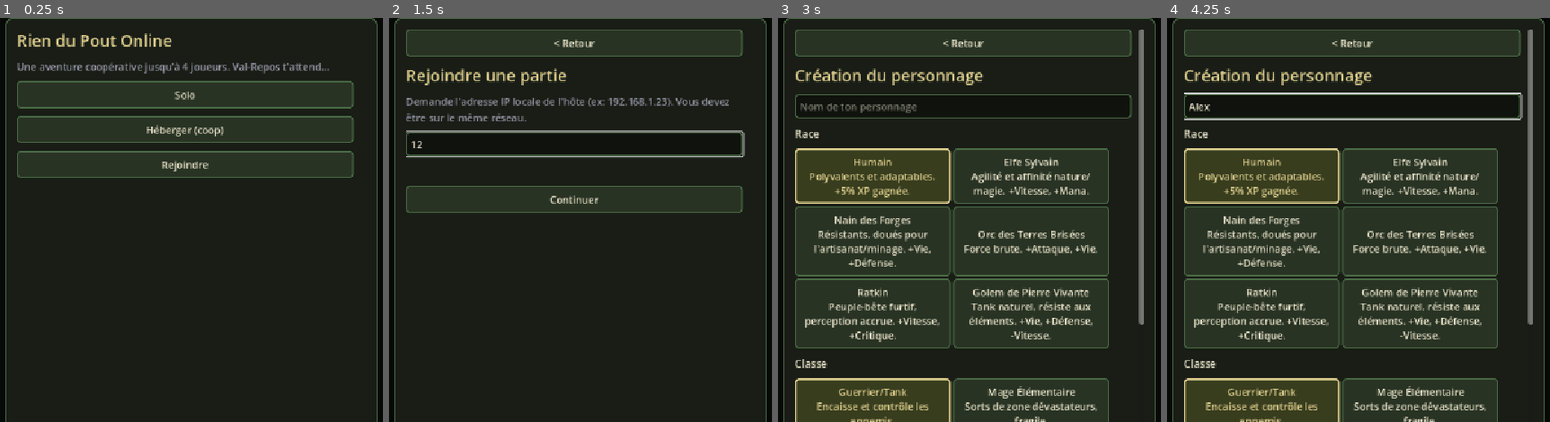
Above: before the commit, frames 1-4 (left to right).
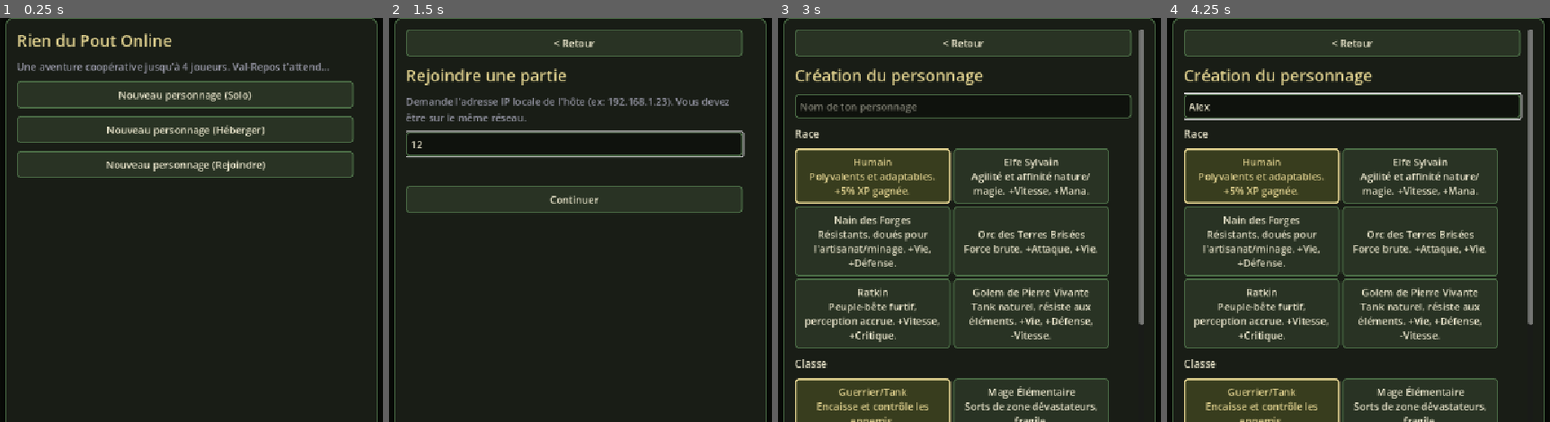
Above: after the commit, the same moments.

Repository: saintstrif13001/riendupout
Game: Godot game, scene res://scenes/Main.tscn
Same seed, same stepped clock (60 frames per second), same inputs: the game is played once before the commit and once after it.
Inputs (mouse positions are in pixels of both pictures, inside the frame that each line leads up to):
- Up to frame 1 (0.25 s): no input
- Up to frame 2 (1.5 s): click (572, 163) at 0.5 s, where only the run before the commit has a clickable "Rejoindre"; click (572, 143) at 1.27 s; type "12" at 1.35 s
- Up to frame 3 (3 s): click "< Retour" at 2 s; click (961, 94) at 2.75 s, where only the run before the commit has a clickable "Solo"
- Up to frame 4 (4.25 s): click (1350, 106) at 3.52 s; type "Alex" at 3.6 s

The runs differ from the first frame. In frame 1, 1.5% of the frame differs, in the area x 27-70%, y 18-38%; in frame 2, nothing differs; in frame 3, less than 0.1%; in frame 4, less than 0.1%.

Commit message:
Ajoute la sauvegarde/chargement de partie (essentiel pour 2-3h de jeu)
- GameState.save_character()/load_saved_character() sérialisent le
  personnage en JSON (user://save.json)
- Auto-save toutes les 20s + à chaque montée de niveau, quête rendue,
  prime encaissée, et fermeture de fenêtre
- Sauvegarde la position du joueur pour reprendre où il s'était arrêté
  au lieu de toujours réapparaître au village
- Menu principal : bouton "Continuer" si une sauvegarde existe, avec
  choix solo/héberger/rejoindre pour la partie reprise
- Testé fonctionnellement (round-trip complet vérifié : niveau, or,
  quêtes, inventaire, position, PV)

Diff:
--- a/scripts/game_state.gd
+++ b/scripts/game_state.gd
@@ -5,6 +5,35 @@
 var char_data: Dictionary = {}
 var roster: Dictionary = {} # peer_id(int) -> char_data (host/clients)
 var join_ip: String = "127.0.0.1"
+
+const SAVE_PATH := "user://save.json"
+
+func has_save() -> bool:
+	return FileAccess.file_exists(SAVE_PATH)
+
+func save_character() -> void:
+	if char_data.is_empty(): return
+	var f = FileAccess.open(SAVE_PATH, FileAccess.WRITE)
+	if f == null: return
+	f.store_string(JSON.stringify(char_data))
+	f.close()
+
+func load_saved_character() -> Dictionary:
+	if not has_save(): return {}
+	var f = FileAccess.open(SAVE_PATH, FileAccess.READ)
+	if f == null: return {}
+	var txt = f.get_as_text()
+	f.close()
+	var parsed = JSON.parse_string(txt)
+	if typeof(parsed) != TYPE_DICTIONARY: return {}
+	# rétro-compatibilité : complète les champs manquants si la sauvegarde est ancienne
+	var defaults = new_character(parsed.get("name","Aventurier"), parsed.get("race","humain"), parsed.get("class","guerrier"))
+	for k in defaults.keys():
+		if not parsed.has(k): parsed[k] = defaults[k]
+	return parsed
+
+func delete_save() -> void:
+	if has_save(): DirAccess.remove_absolute(ProjectSettings.globalize_path(SAVE_PATH))
 
 func new_character(cname: String, race: String, cls: String) -> Dictionary:
 	return {
--- a/scripts/hud.gd
+++ b/scripts/hud.gd
@@ -331,6 +331,7 @@
 		cd.inventory[it] = cd.inventory.get(it, 0) + 1
 	world.float_text(world.player.global_position + Vector2(0,-60), "Quete terminee: " + q.name, Color(1,0.88,0.4))
 	world.emit_signal("hud_update", world.make_hud_data())
+	world.save_now()
 	_render_quests()
 	render_npc_dialogue()
 
@@ -362,6 +363,7 @@
 	cd.bounty = null
 	world.float_text(world.player.global_position + Vector2(0,-60), "Prime encaissée !", Color(1,0.75,0.3))
 	world.emit_signal("hud_update", world.make_hud_data())
+	world.save_now()
 	render_npc_dialogue()
 
 func craft_recipe(rid: String) -> void:
--- a/scripts/main.gd
+++ b/scripts/main.gd
@@ -71,9 +71,48 @@
 	_clear()
 	_title("Rien du Pout Online")
 	_sub("Une aventure coopérative jusqu'à 4 joueurs. Val-Repos t'attend...")
-	_button("Solo", func(): GameState.mode = "solo"; show_char_create())
-	_button("Héberger (coop)", func(): GameState.mode = "host"; show_char_create())
-	_button("Rejoindre", func(): GameState.mode = "join"; show_join_ip())
+	if GameState.has_save():
+		var saved = GameState.load_saved_character()
+		if not saved.is_empty():
+			var race_name = Data.RACES.get(saved.race, {}).get("name", saved.race)
+			var class_name_ = Data.CLASSES.get(saved.get("class"), {}).get("name", saved.get("class"))
+			_button("▶ Continuer : %s — %s Nv.%d" % [saved.name, class_name_, saved.level], func():
+				GameState.char_data = saved
+				show_continue_mode_select())
+	_button("Nouveau personnage (Solo)", func(): GameState.mode = "solo"; show_char_create())
+	_button("Nouveau personnage (Héberger)", func(): GameState.mode = "host"; show_char_create())
+	_button("Nouveau personnage (Rejoindre)", func(): GameState.mode = "join"; show_join_ip())
+	if GameState.has_save():
+		_button("Supprimer la sauvegarde", func(): GameState.delete_save(); show_main())
+
+func show_continue_mode_select() -> void:
+	_clear()
+	_button("< Retour", show_main)
+	_title("Continuer l'aventure")
+	_sub("%s — Comment veux-tu jouer ?" % GameState.char_data.name)
+	_button("Solo", func(): GameState.mode = "solo"; launch_world())
+	_button("Héberger (coop)", func(): GameState.mode = "host"; do_host())
+	_button("Rejoindre", func(): GameState.mode = "join"; show_join_ip_continue())
+
+func show_join_ip_continue() -> void:
+	_clear()
+	_button("< Retour", show_continue_mode_select)
+	_title("Rejoindre une partie")
+	_sub("Demande l'adresse IP locale de l'hôte.")
+	ip_edit = LineEdit.new()
+	ip_edit.placeholder_text = "192.168.1.23"
+	ip_edit.custom_minimum_size = Vector2(0, 36)
+	content.add_child(ip_edit)
+	status_label = Label.new()
+	content.add_child(status_label)
+	_button("Continuer", func():
+		var ip = ip_edit.text.strip_edges()
+		if ip == "":
+			status_label.text = "Adresse IP invalide."
+			return
+		GameState.join_ip = ip
+		GameState.mode = "join"
+		do_join())
 
 func show_join_ip() -> void:
 	_clear()
--- a/scripts/player.gd
+++ b/scripts/player.gd
@@ -36,8 +36,10 @@
 	is_local = local
 	peer_id = pid
 	stats = GameState.compute_stats(cd)
-	hp = stats.max_hp
-	mana = stats.max_mana
+	hp = cd.hp if cd.get("hp") != null else stats.max_hp
+	mana = cd.mana if cd.get("mana") != null else stats.max_mana
+	hp = clamp(hp, 1.0, stats.max_hp)
+	mana = clamp(mana, 0.0, stats.max_mana)
 
 	body_tex = load("res://assets/sprites/player/body_walk.png")
 	legs_tex = load("res://assets/sprites/player/legs_walk.png")
--- a/scripts/tools/capture.gd
+++ b/scripts/tools/capture.gd
@@ -55,6 +55,8 @@
 			_run_quest_test()
 		elif test_mode == "test_bounty":
 			_run_bounty_test()
+		elif test_mode == "test_save":
+			_run_save_test()
 		return false
 
 	frame_count += 1
@@ -109,3 +111,18 @@
 		inst.grant_kill_rewards(inst.player, e, false)
 	print("TEST_RESULT bounty_progress=%d/%d gold_before=%d gold_after=%d bounty_cleared=%s"
 		% [inst.char_data.bounty.progress if inst.char_data.bounty else -1, b.count, gold_before, inst.char_data.gold, inst.char_data.bounty == null])
+
+func _run_save_test() -> void:
+	print("TEST_START:save")
+	var gs = root.get_node("/root/GameState")
+	gs.delete_save()
+	inst.char_data.level = 7
+	inst.char_data.gold = 555
+	inst.char_data.quests_completed = ["q_intro", "q_slime1"]
+	inst.char_data.inventory = {"minerai": 3, "epee_fer": 1}
+	inst.player.global_position = Vector2(3333, 444)
+	inst.save_now()
+	print("TEST_SAVE_FILE_EXISTS=%s" % gs.has_save())
+	var loaded = gs.load_saved_character()
+	print("TEST_RESULT level=%d gold=%d quests=%s inv=%s last_x=%s last_y=%s hp_field=%s"
+		% [loaded.get("level"), loaded.get("gold"), loaded.get("quests_completed"), JSON.stringify(loaded.get("inventory")), loaded.get("last_x"), loaded.get("last_y"), loaded.get("hp")])
--- a/scripts/world.gd
+++ b/scripts/world.gd
@@ -25,6 +25,7 @@
 var npc_nodes: Array = []
 var gather_nodes: Array = []
 var hud_tick_accum: float = 0.0
+var autosave_accum: float = 0.0
 
 func _ready() -> void:
 	char_data = GameState.char_data
@@ -211,7 +212,10 @@
 	player = PlayerScene.instantiate()
 	$Players.add_child(player)
 	player.setup(char_data, true, multiplayer.get_unique_id())
-	player.global_position = get_zone_spawn("village")
+	if char_data.has("last_x") and char_data.last_x != null:
+		player.global_position = Vector2(char_data.last_x, char_data.last_y)
+	else:
+		player.global_position = get_zone_spawn("village")
 	var cam = Camera2D.new()
 	cam.zoom = Vector2(1.6, 1.6)
 	cam.limit_left = 0
@@ -326,6 +330,22 @@
 		hud_tick_accum = 0.0
 		emit_signal("hud_update", make_hud_data())
 
+	autosave_accum += delta
+	if autosave_accum > 20.0:
+		autosave_accum = 0.0
+		save_now()
+
+func _notification(what: int) -> void:
+	if what == NOTIFICATION_WM_CLOSE_REQUEST and player != null:
+		save_now()
+
+func save_now() -> void:
+	char_data.last_x = player.global_position.x
+	char_data.last_y = player.global_position.y
+	char_data.hp = player.hp
+	char_data.mana = player.mana
+	GameState.save_character()
+
 func handle_movement(delta: float) -> void:
 	var vx := 0.0
 	var vy := 0.0
@@ -485,6 +505,7 @@
 	float_text(p.global_position + Vector2(0,-60), "+%d XP" % res.amount, Color(1,0.88,0.4))
 	if res.leveled:
 		float_text(p.global_position + Vector2(0,-80), "NIVEAU %d !" % p.char_data.level, Color(1,0.4,1))
+		if p == player: save_now()
 	if not partial:
 		for drop in e.mdef.get("loot", []):
 			if randf() < drop.chance:
